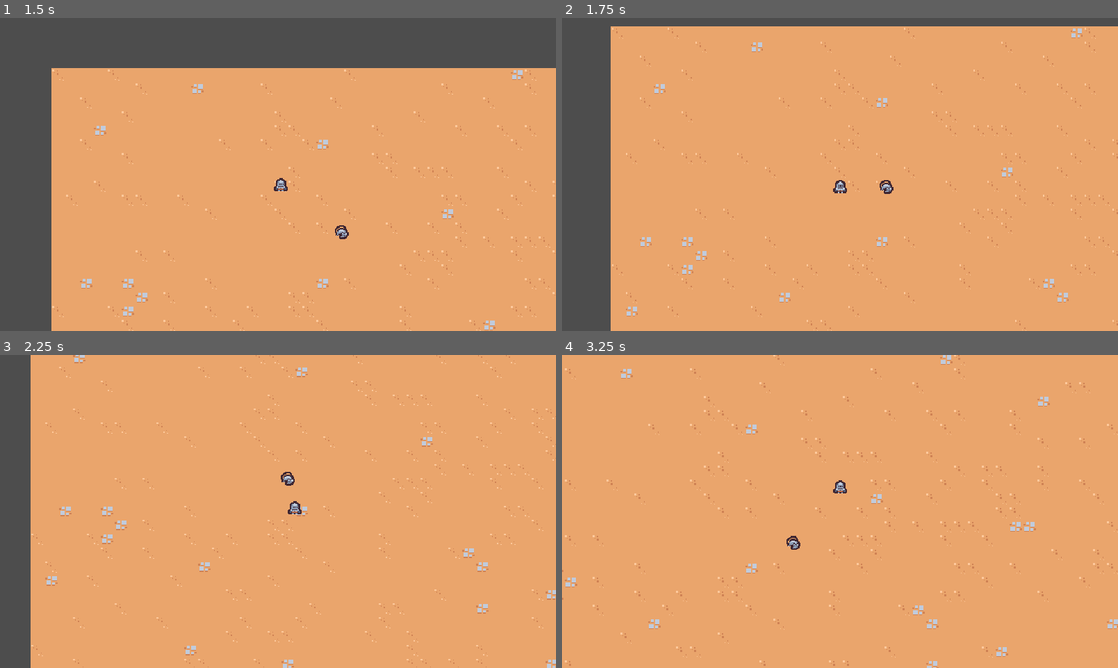
Above: before the commit, frames 1-4 (two rows, left to right).
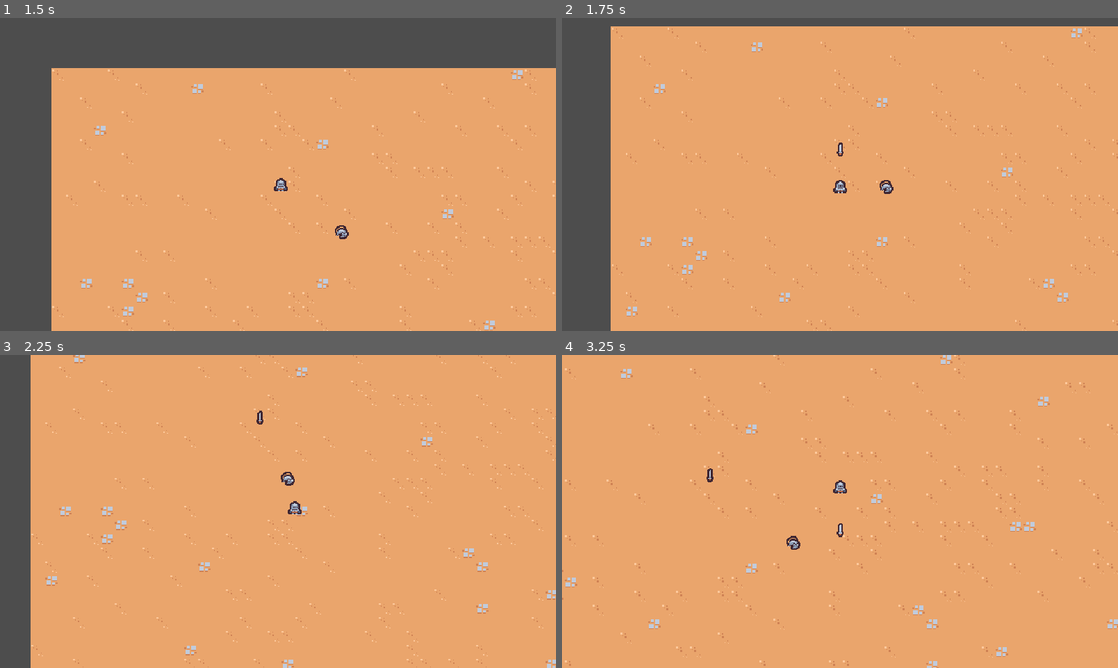
Above: after the commit, the same moments.

Repository: tylerfedoris/vampire-survivors-clone
Game: Godot game, scene res://scenes/main/main.tscn
Same seed, same stepped clock (60 frames per second), same inputs: the game is played once before the commit and once after it.
Inputs:
- Up to frame 1 (1.5 s): hold D (move_right) 0.53-1.28 s; hold S (move_down) from 1.28 s (still down)
- Up to frame 2 (1.75 s): keep holding S (move_down)
- Up to frame 3 (2.25 s): release S (move_down) at 2.03 s; hold D (move_right) from 2.03 s (still down)
- Up to frame 4 (3.25 s): release D (move_right) at 2.78 s; hold W (move_up) from 2.78 s (still down)

Frame 1 is identical in both runs. In frame 2, less than 0.1% of the frame differs, in the area x 49-51%, y 39-45%; in frame 3, less than 0.1%; in frame 4, less than 0.1%, in the area x 26-51%, y 36-59%.

Commit message:
Creating the First Sword Ability

Diff:
--- /dev/null
+++ b/scenes/abilities/sword_ability/sword_ability.tscn
@@ -0,0 +1,9 @@
+[gd_scene load_steps=2 format=3 uid="uid://igy0himufixd"]
+
+[ext_resource type="Texture2D" uid="uid://3xkkat6yc78c" path="res://scenes/abilities/sword_ability/sword.png" id="1_qjj40"]
+
+[node name="SwordAbility" type="Node2D"]
+
+[node name="Sprite2D" type="Sprite2D" parent="."]
+texture = ExtResource("1_qjj40")
+offset = Vector2(0, -4)
--- /dev/null
+++ b/scenes/abilities/sword_ability_controller/sword_ability_controller.gd
@@ -0,0 +1,18 @@
+extends Node
+
+@export var sword_ability: PackedScene
+
+
+# Called when the node enters the scene tree for the first time.
+func _ready():
+	$Timer.timeout.connect(on_timer_timout)
+
+
+func on_timer_timout():
+	var player = get_tree().get_first_node_in_group("player") as Node2D
+	if player == null:
+		return
+
+	var sword_instance = sword_ability.instantiate() as Node2D
+	player.get_parent().add_child(sword_instance)
+	sword_instance.global_position = player.global_position
--- /dev/null
+++ b/scenes/abilities/sword_ability_controller/sword_ability_controller.tscn
@@ -0,0 +1,12 @@
+[gd_scene load_steps=3 format=3 uid="uid://b6unl4hysfw4y"]
+
+[ext_resource type="Script" path="res://scenes/abilities/sword_ability_controller/sword_ability_controller.gd" id="1_jgidd"]
+[ext_resource type="PackedScene" uid="uid://igy0himufixd" path="res://scenes/abilities/sword_ability/sword_ability.tscn" id="2_dt457"]
+
+[node name="SwordAbilityController" type="Node"]
+script = ExtResource("1_jgidd")
+sword_ability = ExtResource("2_dt457")
+
+[node name="Timer" type="Timer" parent="."]
+wait_time = 1.5
+autostart = true
--- a/scenes/player/player.tscn
+++ b/scenes/player/player.tscn
@@ -1,7 +1,8 @@
-[gd_scene load_steps=4 format=3 uid="uid://tqypcrkagjts"]
+[gd_scene load_steps=5 format=3 uid="uid://tqypcrkagjts"]
 
 [ext_resource type="Texture2D" uid="uid://dij2hl350wxyx" path="res://scenes/player/player.png" id="1_sbn3o"]
 [ext_resource type="Script" path="res://scenes/player/player.gd" id="1_sn7s0"]
+[ext_resource type="PackedScene" uid="uid://b6unl4hysfw4y" path="res://scenes/abilities/sword_ability_controller/sword_ability_controller.tscn" id="2_4lw6h"]
 
 [sub_resource type="CircleShape2D" id="CircleShape2D_0enc0"]
 radius = 5.0
@@ -10,6 +11,10 @@
 collision_layer = 0
 script = ExtResource("1_sn7s0")
 
+[node name="AbilityManager" type="Node" parent="."]
+
+[node name="SwordAbilityController" parent="AbilityManager" instance=ExtResource("2_4lw6h")]
+
 [node name="Sprite2D" type="Sprite2D" parent="."]
 texture = ExtResource("1_sbn3o")
 offset = Vector2(0, -8)
Binary file added: scenes/abilities/sword_ability/sword.png
Not shown, added: scenes/abilities/sword_ability/sword.png.import
